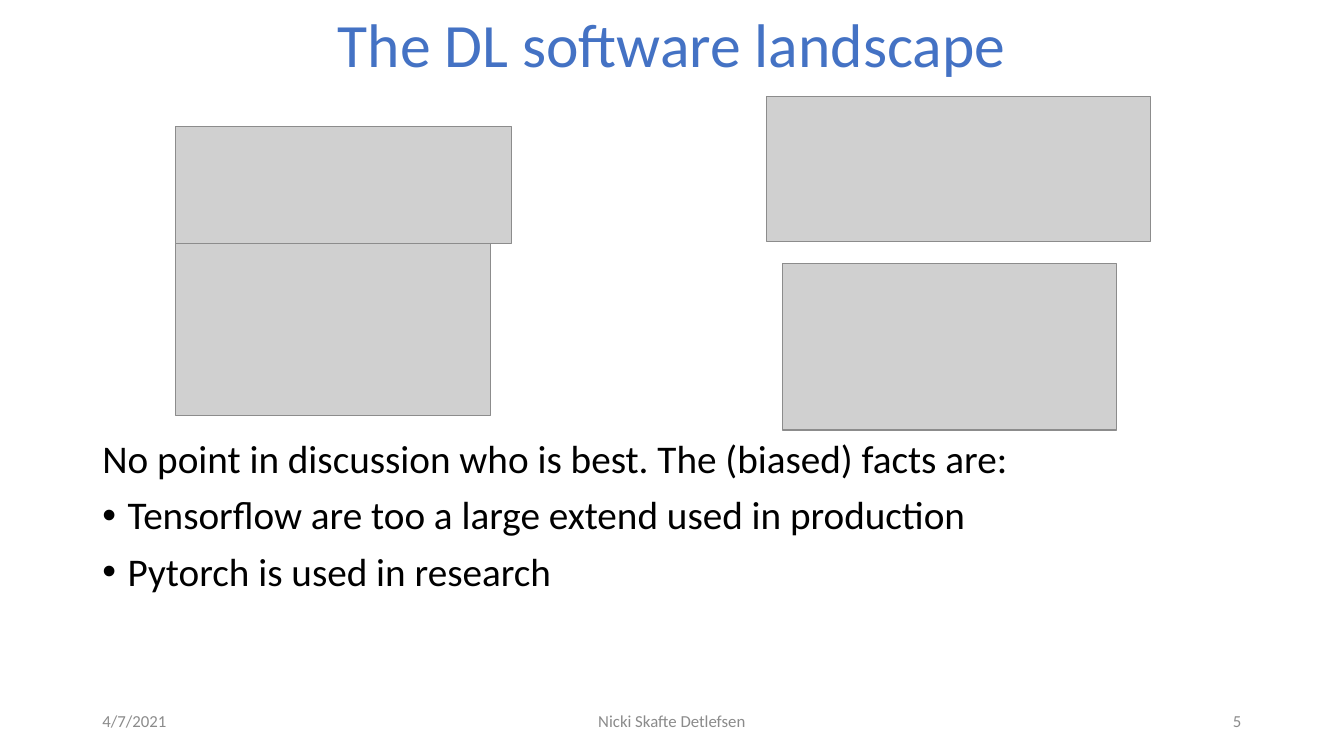
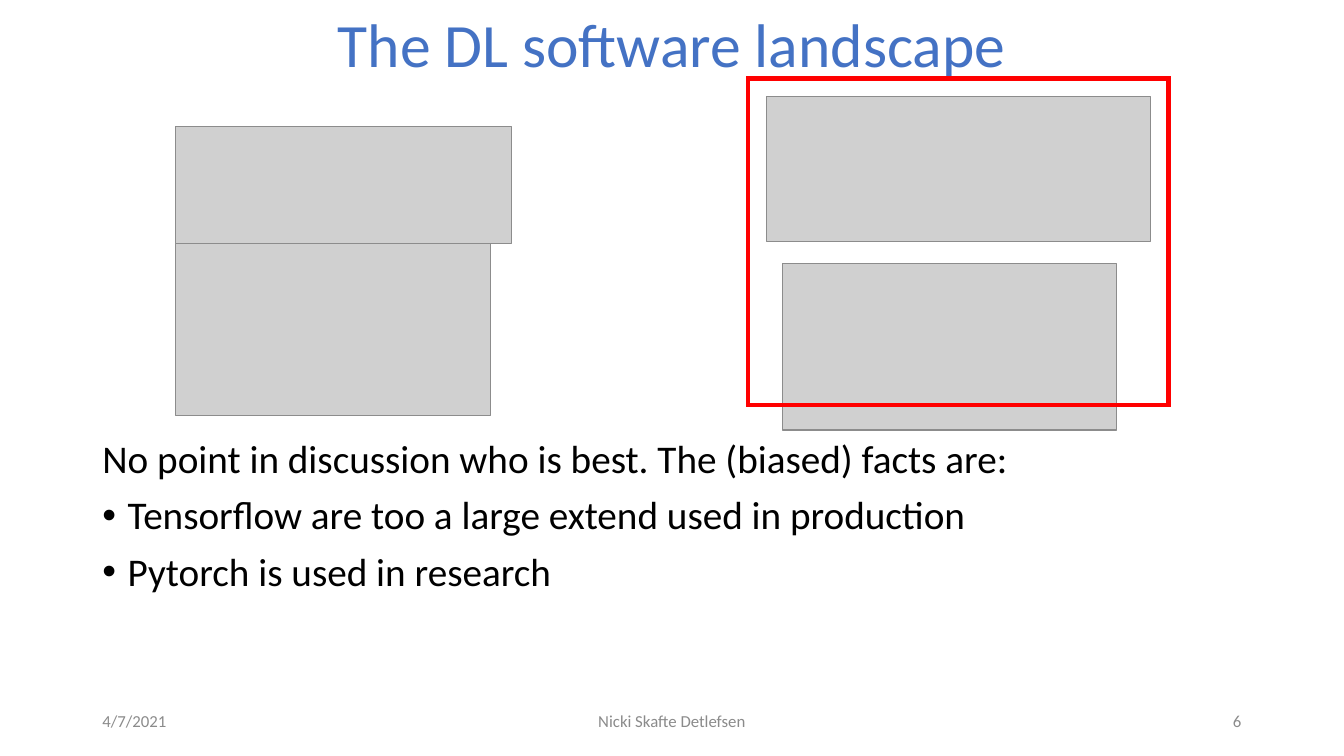
Before and after one commit to DeepEasterbunny/dtu_mlops, a slide deck: slide 6 of How autodiff changed the world.pptx (slide 5 before the commit). Drawn at 1344x756 pixels with LibreOffice and Linux fonts; fonts in the diff are those of the drawing; grey boxes stand for pictures; background and template pictures are left out. Boxes give left, top, right and bottom in pixels: in the first picture for what was removed or moved away, otherwise in the second. Text is boxed around its words. In the diff, an @@ line names an element or a change of style, - is before the commit and + after.

```diff
--- a/How autodiff changed the world.pptx
+++ b/How autodiff changed the world.pptx
@@ rectangle added at (x1=748, y1=79, x2=1169, y2=405), outline #FF0000 3 pt @@
@@ page number at (x1=1233, y1=716, x2=1241, y2=727): text changed @@
-5
+6
```
Also in this commit, not shown: 2 other slides changed, 3 slides added.
